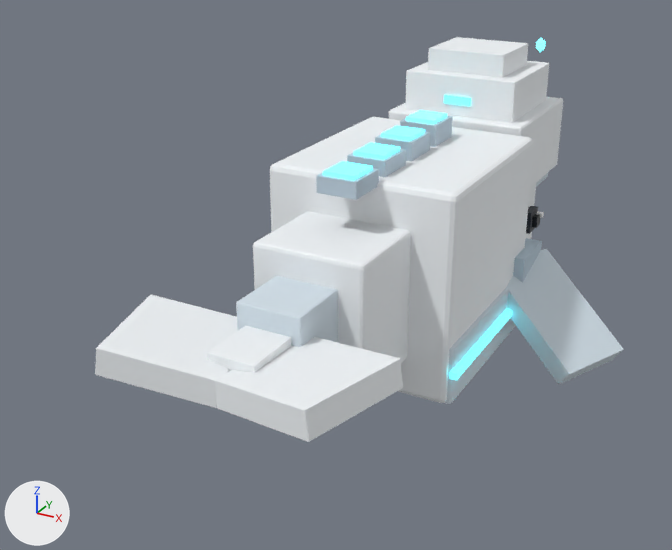
An edit to the glTF model public/models/pets/beluga-whale.glb, drawn before and after from the same camera.
Before and after are seen from a camera (50 mm lens) standing at (1.22, -2.93, 1.61) and looking at (-0.14, -0.44, 0.36). Arrows for +X, +Y and +Z are at lower left; the lights stay in place. The older version comes first. Where no turn or scale is listed for an object, it has been applied to the vertices. Vertices at exactly the same position are counted once.

Names of what the first picture shows: 'body', 'fin.L', 'fin.tail', 'head'.
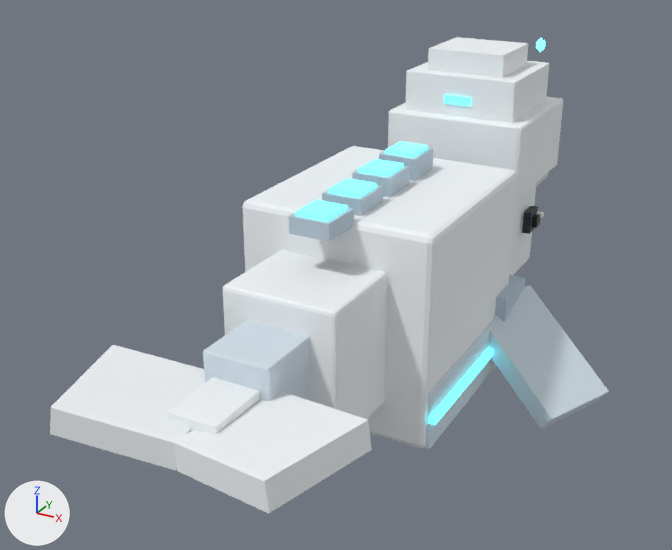
The newer file is also rescaled (x0.925), turned or shifted as a whole; pictures and numbers use the older file's frame.

Where the change shows, as pixel boxes [x1, y1, x2, y2] in the pictures (672 x 550 px):
'body', moved
    before: [236, 110, 534, 404]
    after: [203, 141, 517, 449]
'fin.tail', moved
    before: [95, 295, 403, 442]
    after: [50, 345, 372, 513]
'fin.L', moved
    before: [506, 238, 624, 384]
    after: [489, 275, 609, 429]

The edits, one by one:
me_body is used by ob_body; location (0.0, -0.231, 0.403).
me_body had 434 vertices, 808 faces and spanned x -0.349..0.349, y -0.851..0.505, z -0.339..0.437.
me_body now has 434 vertices, 808 faces and spans x -0.349..0.349, y -1.007..0.348, z -0.412..0.363.
me_body part 1: the whole mesh is moved by (0.0, -0.156, -0.073).
me_fin_l is used by ob_fin_l; location (0.288, 0.115, 0.288).
me_fin_l had 80 vertices, 152 faces and spanned x -0.076..0.426, y -0.294..0.139, z -0.288..0.065.
me_fin_l now has 80 vertices, 152 faces and spans x -0.076..0.426, y -0.465..-0.032, z -0.368..-0.016.
me_fin_l part 2: the whole mesh is moved by (0.0, -0.171, -0.081).
me_fin_tail is used by ob_fin_tail; location (0.0, -1.125, 0.417).
me_fin_tail had 104 vertices, 196 faces and spanned x -0.401..0.401, y -0.283..0.133, z -0.059..0.082.
me_fin_tail now has 104 vertices, 196 faces and spans x -0.401..0.401, y -0.454..-0.038, z -0.14..0.001.
me_fin_tail part 3: the whole mesh is moved by (0.0, -0.171, -0.081).
